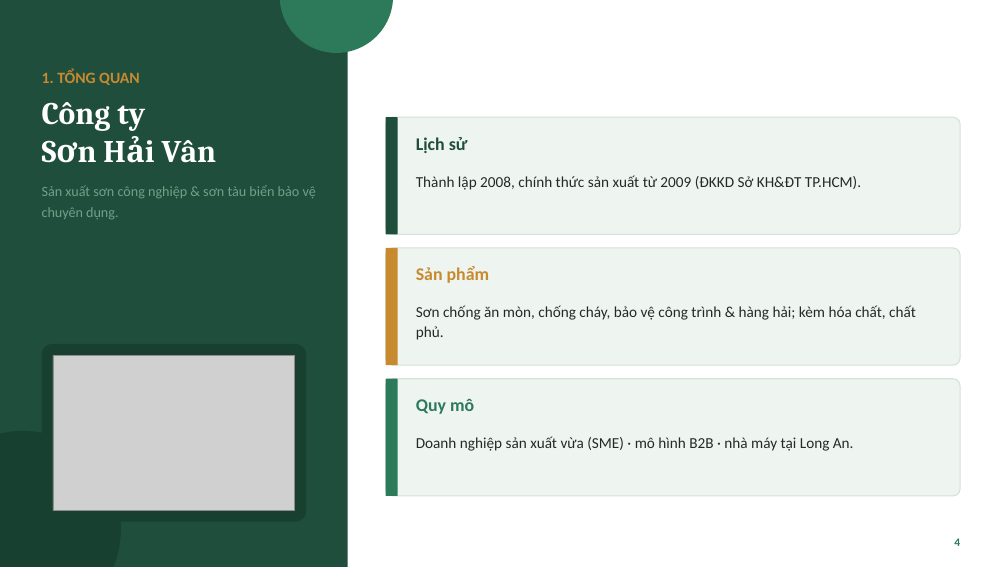
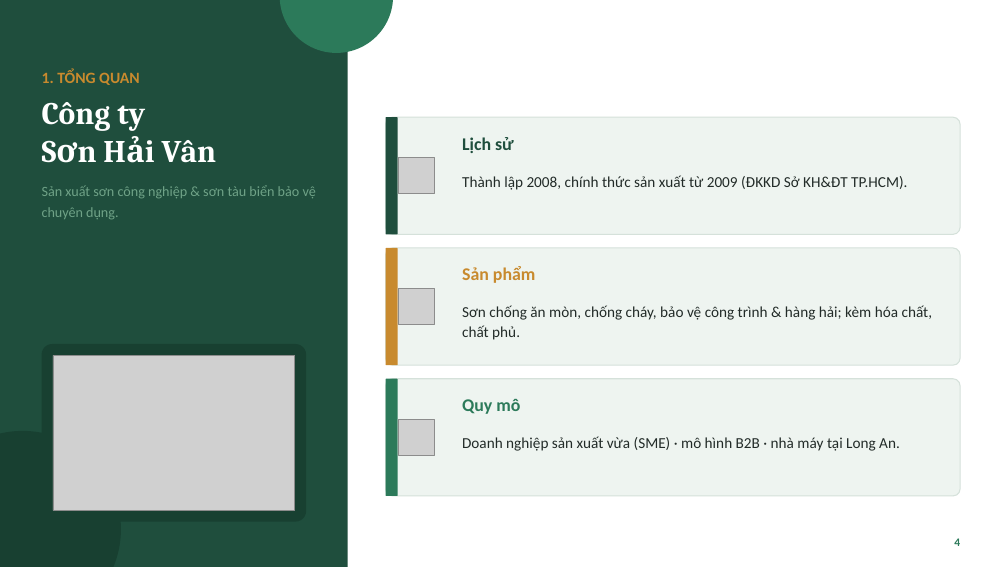
Before and after one commit to tranconcoder/pubic-resources, a slide deck: slide 4 of SuHeo/Báo cáo thực tập - Sơn Hải Vân.pptx. Drawn at 1008x567 pixels with LibreOffice and Linux fonts; fonts in the diff are those of the drawing; grey boxes stand for pictures. Boxes give left, top, right and bottom in pixels: in the first picture for what was removed or moved away, otherwise in the second. Text is boxed around its words. In the diff, an @@ line names an element or a change of style, - is before the commit and + after.

```diff
--- a/SuHeo/Báo cáo thực tập - Sơn Hải Vân.pptx
+++ b/SuHeo/Báo cáo thực tập - Sơn Hải Vân.pptx
@@ text "Lịch sử": place and size @@
-text "Lịch sử" at (416,137,468,153)
+text "Lịch sử" at (462,137,514,153)
@@ picture added at (398,157,434,194) @@
@@ text "Thành lập 2008, chính thức ...": place and size @@
-text "Thành lập 2008, chính thức ..." at (416,175,861,190)
+text "Thành lập 2008, chính thức ..." at (462,175,907,190)
@@ text "Sản phẩm": place and size @@
-text "Sản phẩm" at (416,266,490,283)
+text "Sản phẩm" at (462,266,536,283)
@@ picture added at (398,288,434,324) @@
@@ text "Sơn chống ăn mòn, chống ..." rewrapped from (416,305,916,340) to (462,305,933,340) @@
@@ picture added at (398,419,434,455) @@
@@ text "Quy mô": place and size @@
-text "Quy mô" at (416,399,474,414)
+text "Quy mô" at (462,399,520,414)
@@ text "Doanh nghiệp sản xuất vừa ...": place and size @@
-text "Doanh nghiệp sản xuất vừa ..." at (416,436,854,451)
+text "Doanh nghiệp sản xuất vừa ..." at (462,436,900,451)
```
Also in this commit, not shown: 14 other slides changed, 1 other file.
